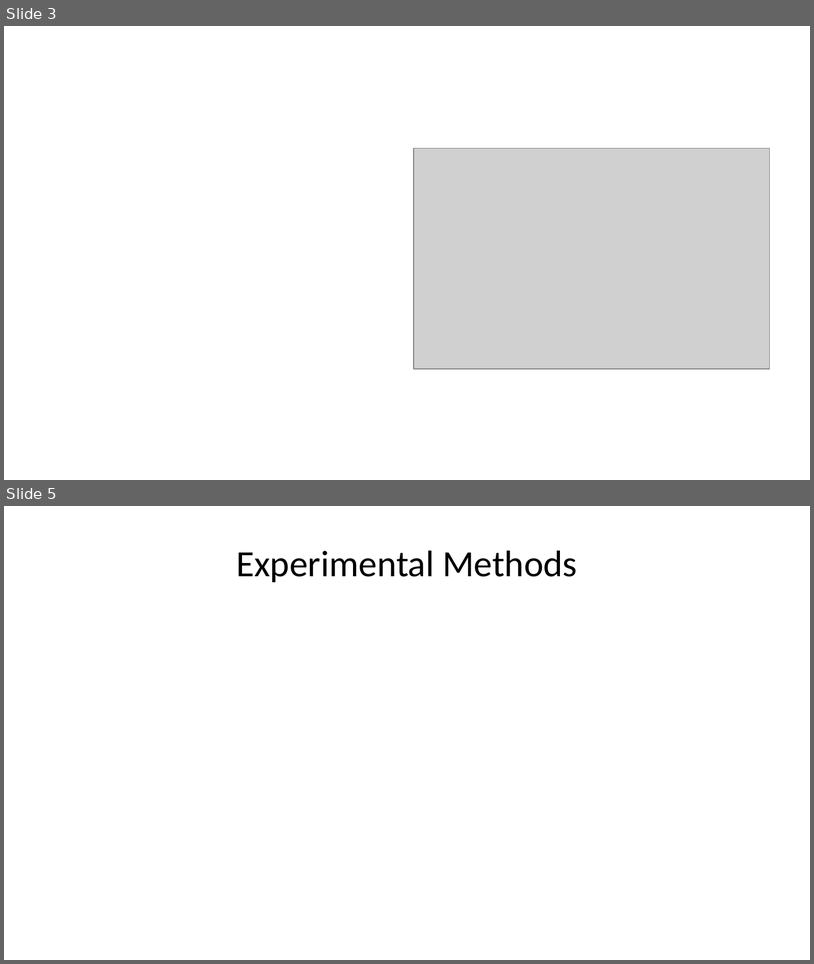
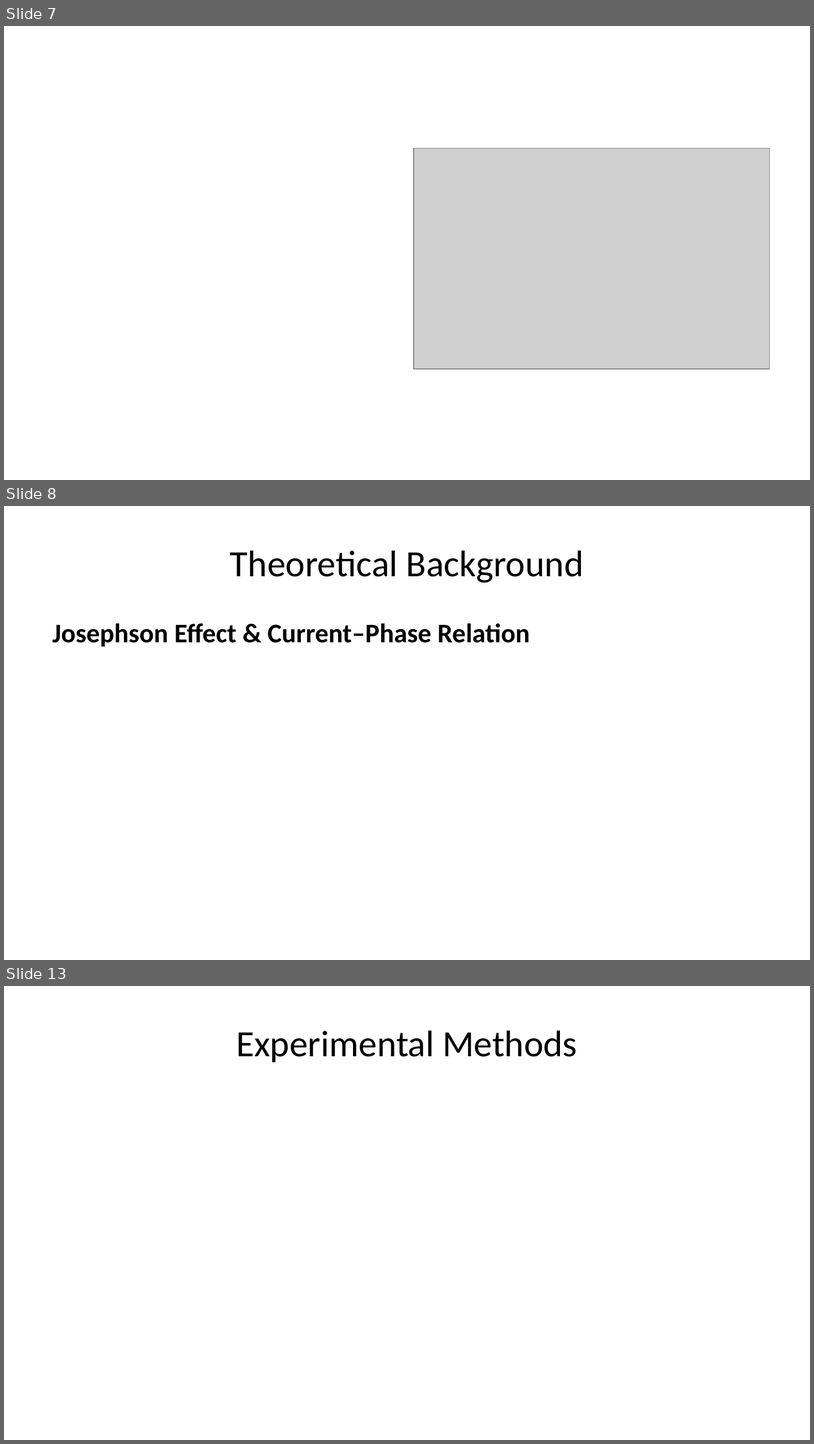
Before and after one commit to aa8919aa3/Thesis, a slide deck: Quarto/presentation.pptx. Shown one above the other, each under a label of ours: slides 3 and 5 before the commit, slides 7, 8 and 13 after it; the slides between them are not shown. The pictures are 814x964 and 814x1444 pixels, drawn with LibreOffice and Linux fonts; fonts in the diff are those of the drawing; grey boxes stand for pictures. Boxes give left, top, right and bottom in pixels: in the first picture for what was removed or moved away, otherwise in the second. Text is boxed around its words. In the diff, an @@ line names an element or a change of style, - is before the commit and + after.

```diff
--- a/Quarto/presentation.pptx
+++ b/Quarto/presentation.pptx
@@ slide 8 added at (x1=4, y1=506, x2=810, y2=960), background #FFFFFF @@
@@ title added at (x1=230, y1=550, x2=584, y2=583), 33 pt, text #000000 @@
+Theoretical Background
@@ text added at (x1=53, y1=623, x2=530, y2=646), 24 pt, text #000000, bold @@
+Josephson Effect & Current–Phase Relation
@@ what was slide 3 is now slide 7 @@
@@ what was slide 5 is now slide 13 @@
```
Also in this commit, not shown: 1 slide changed, 9 other slides added, 2 slides removed, 7 other files.
